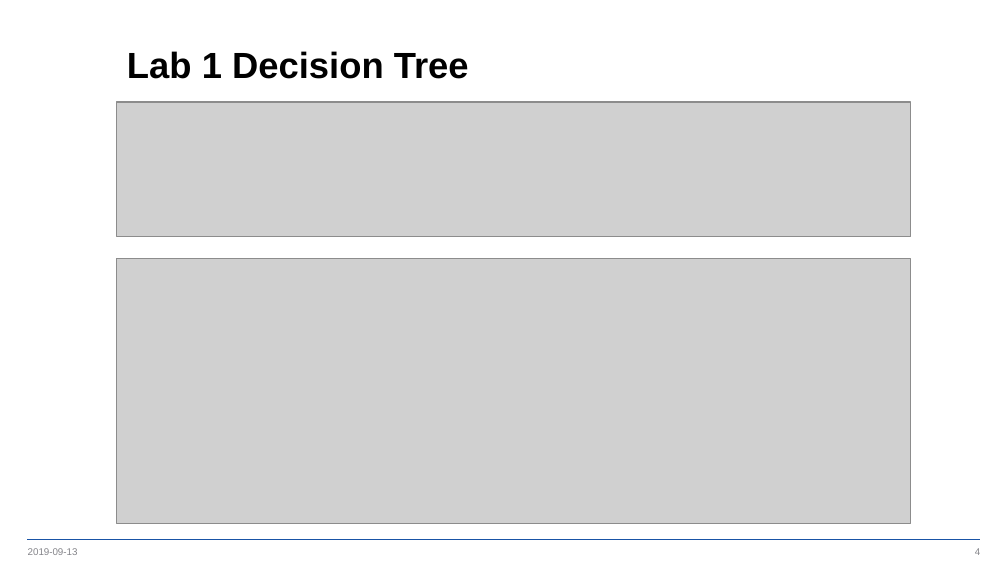
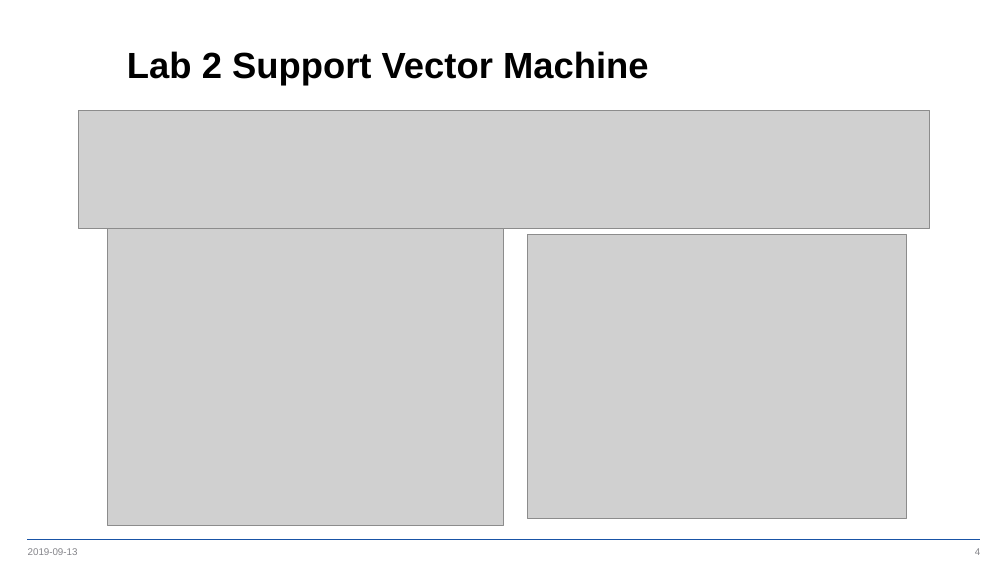
Before and after one commit to physics31415926/MachineLearningLabs, a slide deck: slide 4 of Lab2/Lab2_pre.pptx. Drawn at 1008x567 pixels with LibreOffice and Linux fonts; fonts in the diff are those of the drawing; grey boxes stand for pictures; background and template pictures are left out. Boxes give left, top, right and bottom in pixels: in the first picture for what was removed or moved away, otherwise in the second. Text is boxed around its words. In the diff, an @@ line names an element or a change of style, - is before the commit and + after.

```diff
--- a/Lab2/Lab2_pre.pptx
+++ b/Lab2/Lab2_pre.pptx
@@ title at (127, 51, 649, 86): text changed @@
-Lab 1 Decision Tree
+Lab 2 Support Vector Machine
@@ picture: place and size @@
-picture at (117, 102, 910, 237)
+picture at (79, 110, 930, 228)
@@ picture added at (108, 229, 504, 526) @@
@@ picture added at (527, 235, 906, 519) @@
@@ picture removed at (117, 259, 910, 523) @@
```
Also in this commit, not shown: 4 other slides changed, 9 slides removed, 4 other files.
